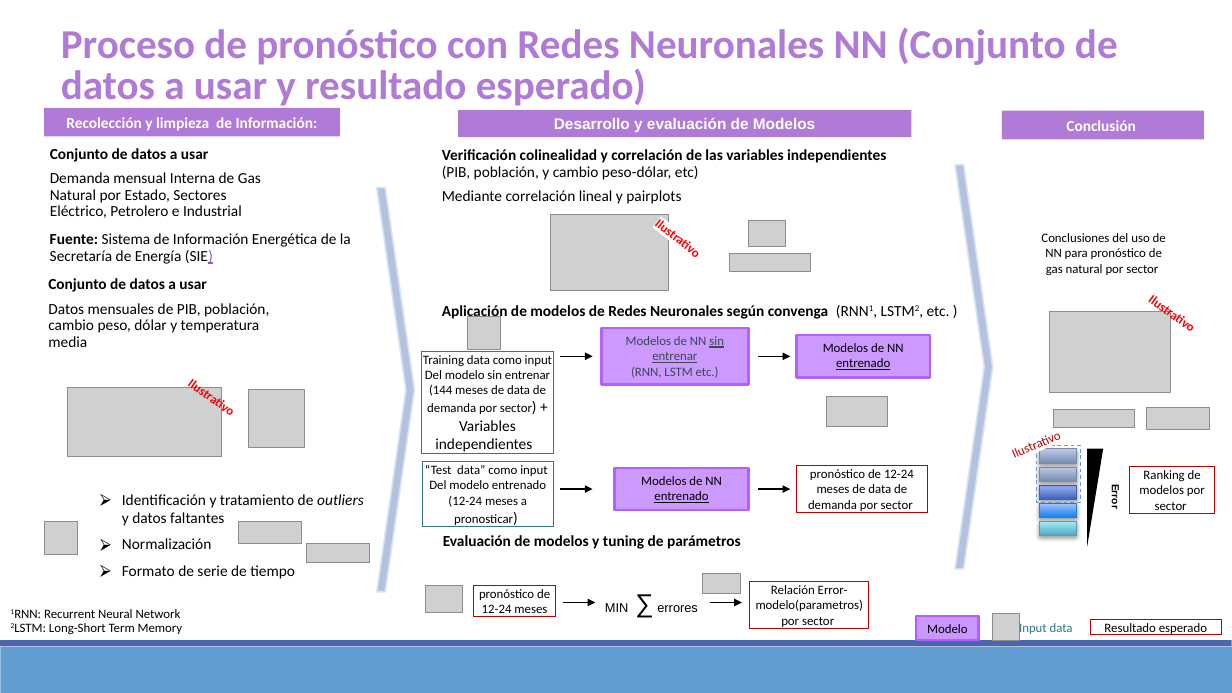
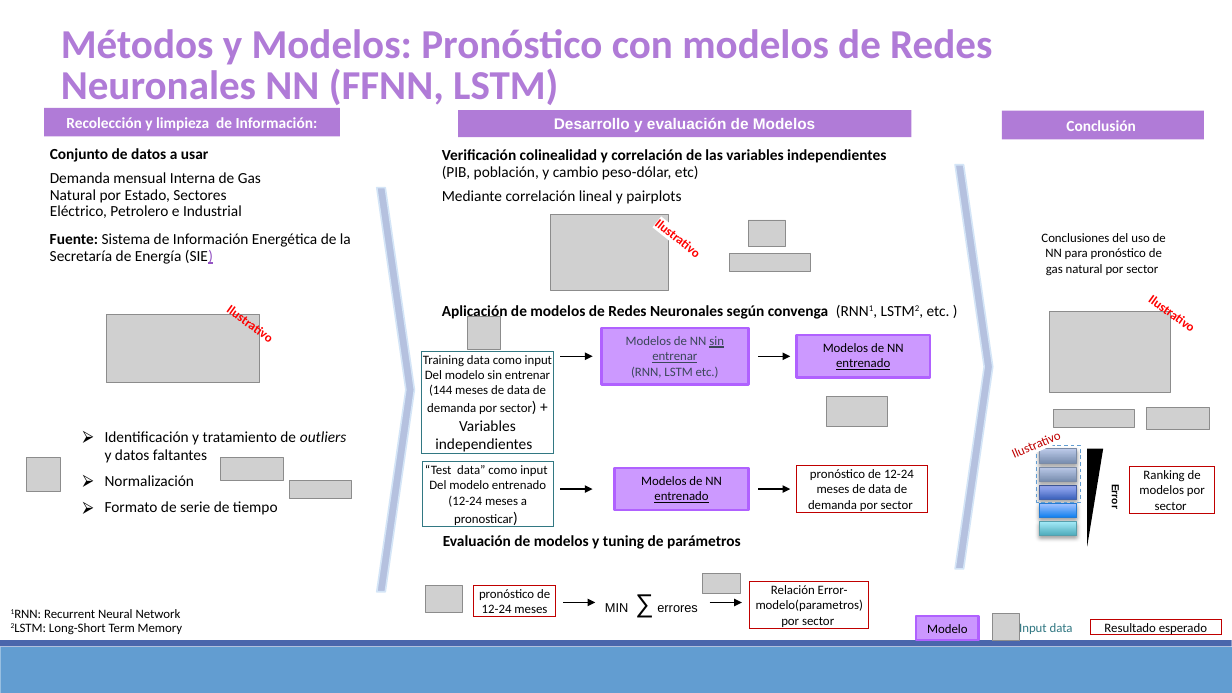
Before and after one commit to Sergio-Ibarra-1795/Diplomado_UNAM_DC_Full_gitHub, a slide deck: slide 7 of Diplomado_DS_Proyecto_Final/Proyecto_final_Diplomado_DS_UNAM_v0.pptx. Drawn at 1232x693 pixels with LibreOffice and Linux fonts; fonts in the diff are those of the drawing; grey boxes stand for pictures. Boxes give left, top, right and bottom in pixels: in the first picture for what was removed or moved away, otherwise in the second. Text is boxed around its words. In the diff, an @@ line names an element or a change of style, - is before the commit and + after.

Commit message:
Demanda electrico LSTM try0

```diff
--- a/Diplomado_DS_Proyecto_Final/Proyecto_final_Diplomado_DS_UNAM_v0.pptx
+++ b/Diplomado_DS_Proyecto_Final/Proyecto_final_Diplomado_DS_UNAM_v0.pptx
@@ text at box(61, 29, 992, 110): text changed @@
-Proceso de pronóstico con Redes Neuronales NN (Conjunto de datos a usar y resultado esperado)
+Métodos y Modelos: Pronóstico con modelos de Redes Neuronales NN (FFNN, LSTM)
@@ text removed at box(48, 278, 269, 347) @@
-Conjunto de datos a usar
-Datos mensuales de PIB, población, cambio peso, dólar y temperatura media
@@ picture: place and size @@
-picture at box(67, 387, 221, 457)
+picture at box(106, 314, 260, 384)
@@ text "Ilustrativo": place and size @@
-text "Ilustrativo" at box(185, 376, 238, 420)
+text "Ilustrativo" at box(224, 303, 277, 347)
@@ picture removed at box(249, 389, 304, 447) @@
@@ 2 pictures, 1 text: place and size @@
-2 pictures, 1 text at box(44, 494, 364, 579)
+2 pictures, 1 text at box(27, 431, 347, 492)
@@ picture: place and size @@
-picture at box(307, 544, 370, 563)
+picture at box(289, 481, 352, 499)
```
Also in this commit, not shown: 4 other slides changed, 2 other files.
